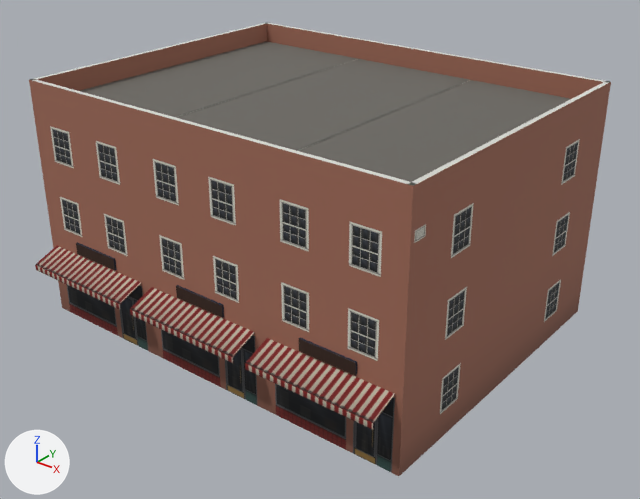
Before and after pictures for a commit that changed the glTF model assets/coronado_kit/modular/examples/mod_brk_row/mod_mod_brk_row_mid.glb.
Rendered twice from a camera (50 mm lens) standing at (21.4, -26.7, 19.5) and looking at (0.5, -0.6, 3.3). Arrows for +X, +Y and +Z are at lower left; the lights stay in place. The first picture is the older version. Vertices at exactly the same position are counted once.

Names of what the first picture shows: 'mod_mod_brk_row_mid'.
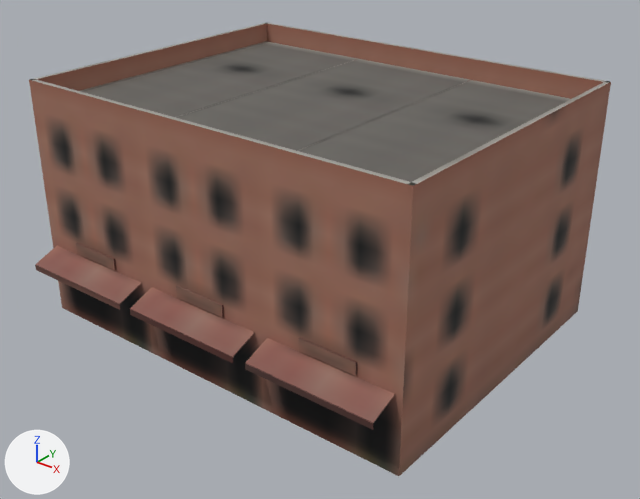
Pixel boxes [x1, y1, x2, y2] of what changed, in the pictures (640 x 499 px):
'mod_mod_brk_row_mid', surface changed: [30, 22, 611, 476] in both

The change, as a list of edits to the scene's bpy script:
```text
Add img_bld_lod_color_png:
    img_bld_lod_color_png = load_image('bld_lod_color.png', '../../../textures/bld_lod_color.png', 2048, 2048, 'sRGB')
Change mat_bld_mid:
    where n4 = _N.new('ShaderNodeTexImage'); n4.name = 'Image Texture'
    n4.image: img_city_color_png -> img_bld_lod_color_png
    add n4.extension = 'EXTEND'
Change me_mod_mod_brk_row_mid:
    where me_mod_mod_brk_row_mid.from_pydata(...)  # 472 vertices, 778 faces; spans x -9.0..9.0, y -8.2..8.5, z 0.0..10.3
    used by ob_mod_mod_brk_row_mid; location = (0.0, 0.0, 0.0)
    me_mod_mod_brk_row_mid part 1: texture (UV) coordinates of 778 of 778 faces, centred in x -9.0..9.0, y -8.2..8.5, z 0.1..10.3, changed; they spanned u 0.0..1.0, v 0.02..0.62 and now span u 0.0..1.0, v 0.02..0.76
```
